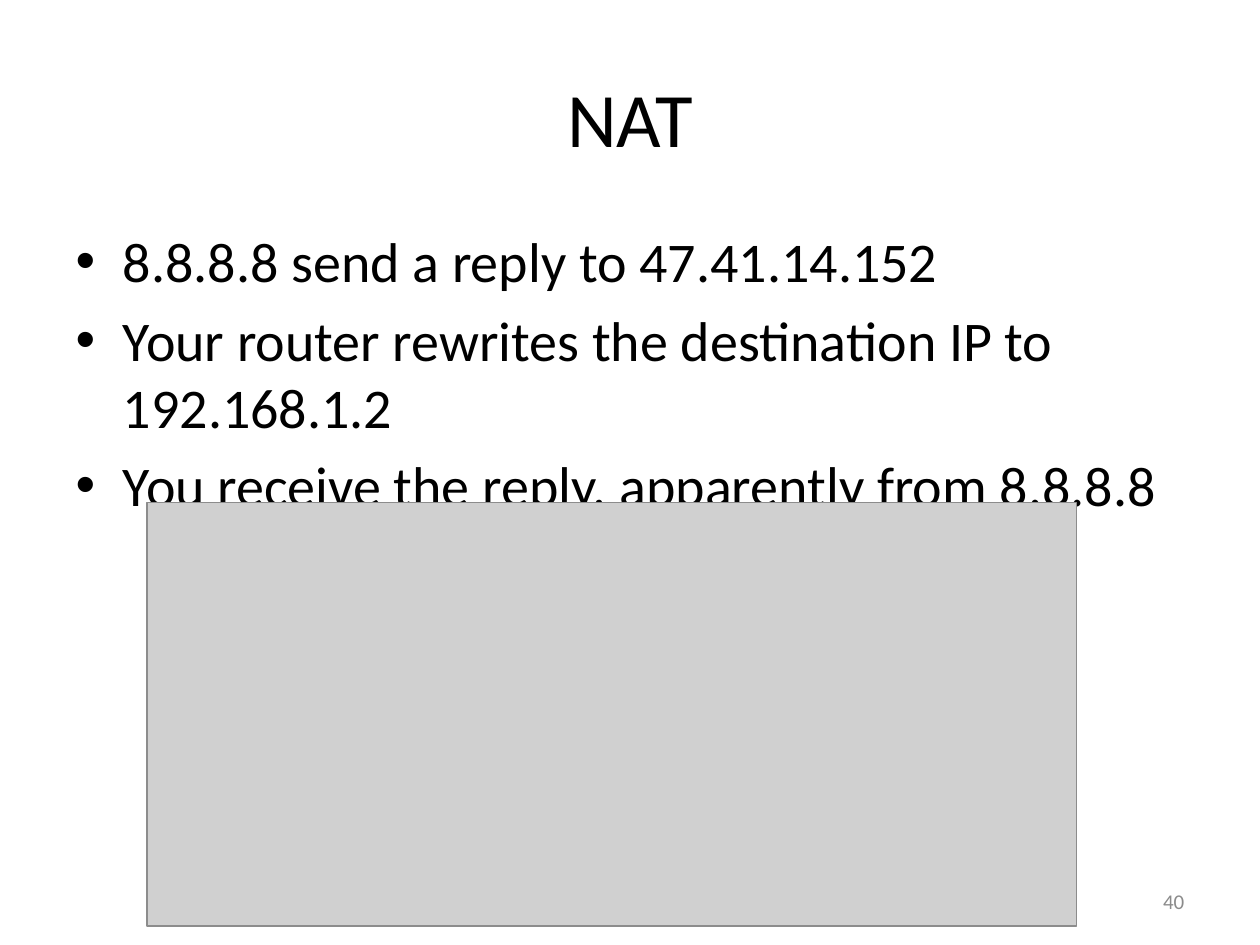
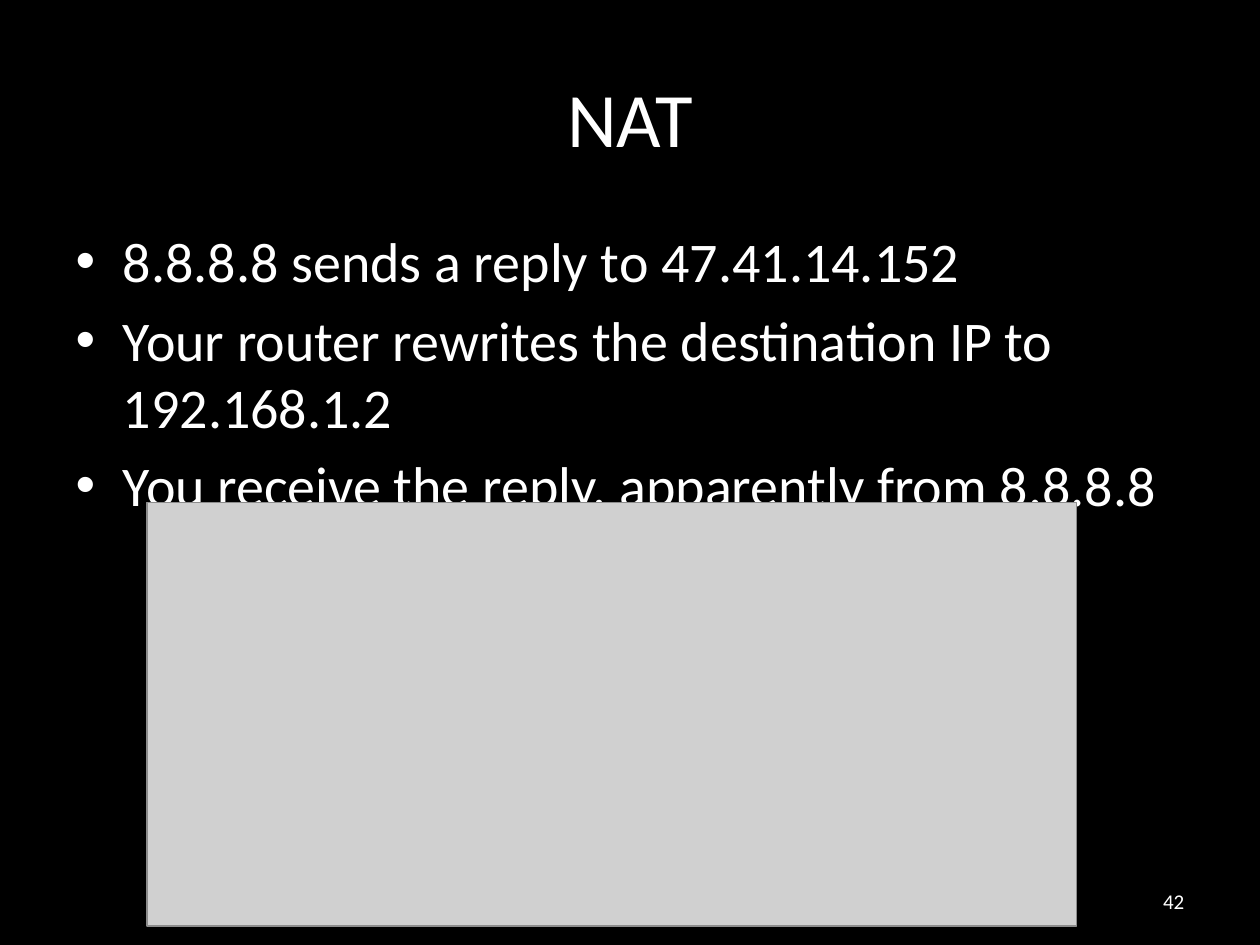
Before and after one commit to carlosgj/FRC-Training, a slide deck: slide 42 of Networking Basics.pptx (slide 40 before the commit). Drawn at 1260x945 pixels with LibreOffice and Linux fonts; fonts in the diff are those of the drawing; grey boxes stand for pictures; background and template pictures are left out. Boxes give left, top, right and bottom in pixels: in the first picture for what was removed or moved away, otherwise in the second. Text is boxed around its words. In the diff, an @@ line names an element or a change of style, - is before the commit and + after.

```diff
--- a/Networking Basics.pptx
+++ b/Networking Basics.pptx
@@ background #FFFFFF to #000000 @@
@@ title "NAT" at [567, 97, 693, 147]: text colour #000000 to #FFFFFF @@
@@ text at [123, 243, 959, 291]: text changed; text colour #000000 to #FFFFFF @@
-• 8.8.8.8 send a reply to 47.41.14.152
+• 8.8.8.8 sends a reply to 47.41.14.152
@@ text at [123, 322, 1156, 520]: text colour #000000 to #FFFFFF in "Your router rewrites the destination IP to ...", "You receive the reply, apparently from 8.8.8.8" @@
@@ page number at [1163, 895, 1184, 909]: text changed; text colour #8C8C8C to #FFFFFF @@
-40
+42
```
Also in this commit, not shown: 62 other slides changed, 2 slides added, 1 other file.
